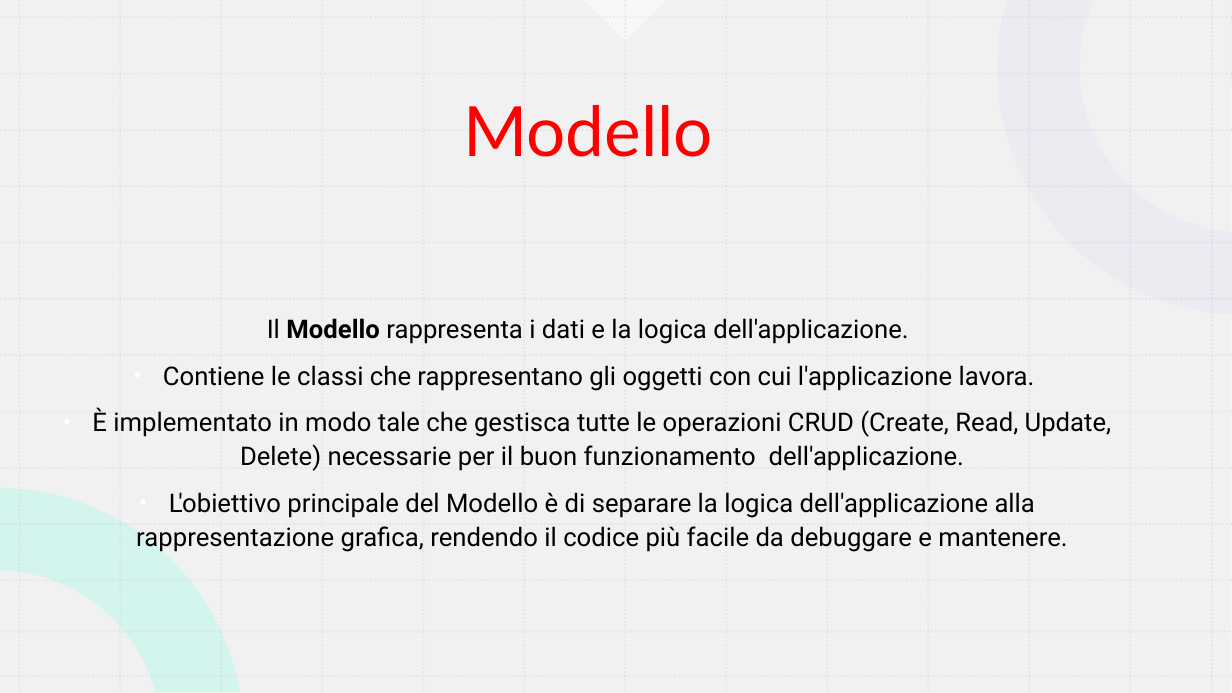
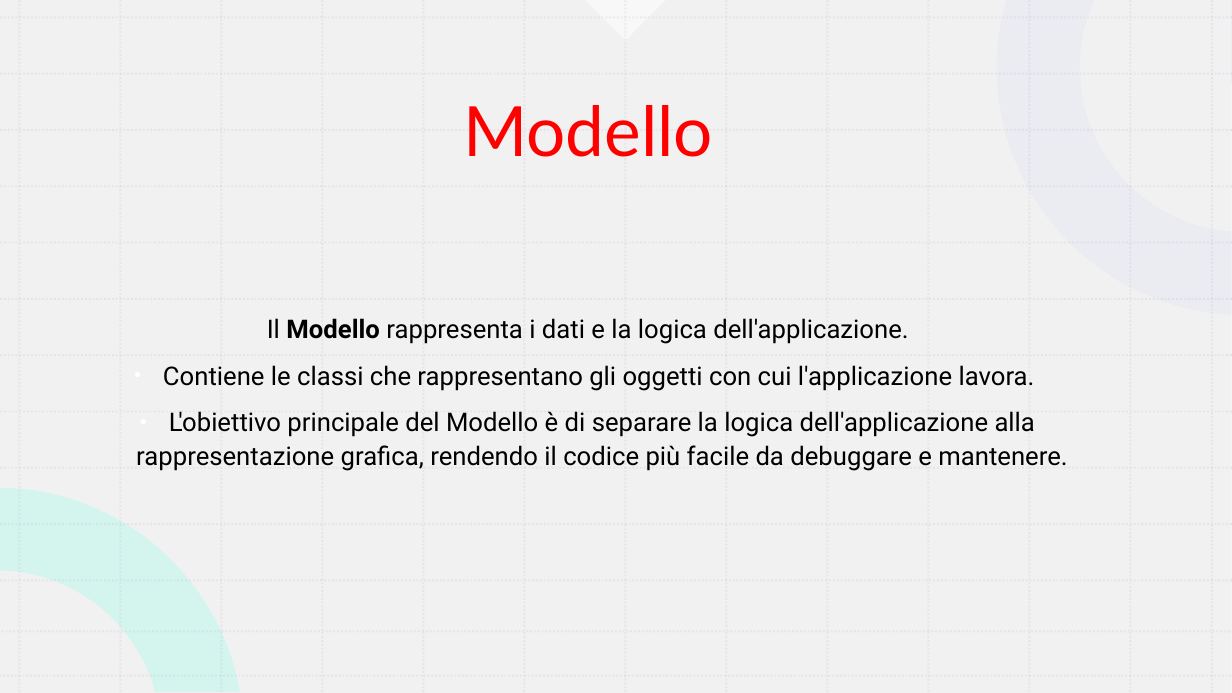
Before and after one commit to IngSW-unipv/Progetto-AC23, a slide deck: slide 13 of Portafoglio/Progetto Java.pptx (slide 12 before the commit). Drawn at 1232x693 pixels with LibreOffice and Linux fonts; fonts in the diff are those of the drawing. Boxes give left, top, right and bottom in pixels: in the first picture for what was removed or moved away, otherwise in the second. Text is boxed around its words. In the diff, an @@ line names an element or a change of style, - is before the commit and + after.

```diff
--- a/Portafoglio/Progetto Java.pptx
+++ b/Portafoglio/Progetto Java.pptx
@@ text at (x1=92, y1=408, x2=1112, y2=471): paragraph removed @@
-• È implementato in modo tale che gestisca tutte le operazioni CRUD (Create, Read, Update, Delete) necessarie per il buon funzionamento dell'applicazione.
```
Also in this commit, not shown: 4 other slides changed, 1 slide added.
